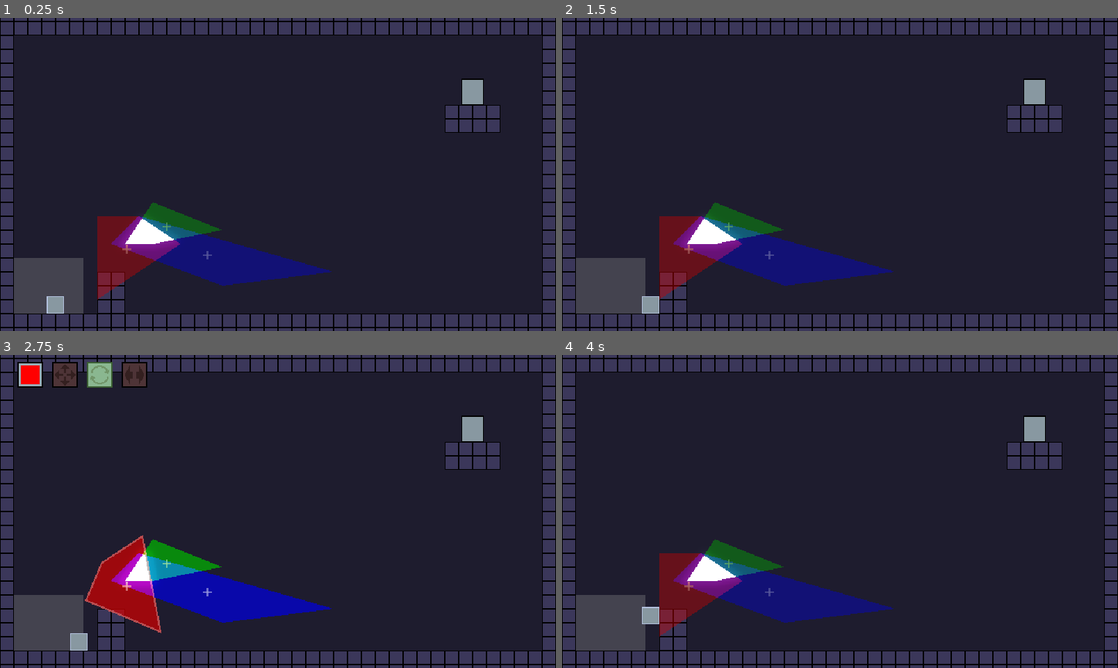
Above: before the commit, frames 1-4 (two rows, left to right).
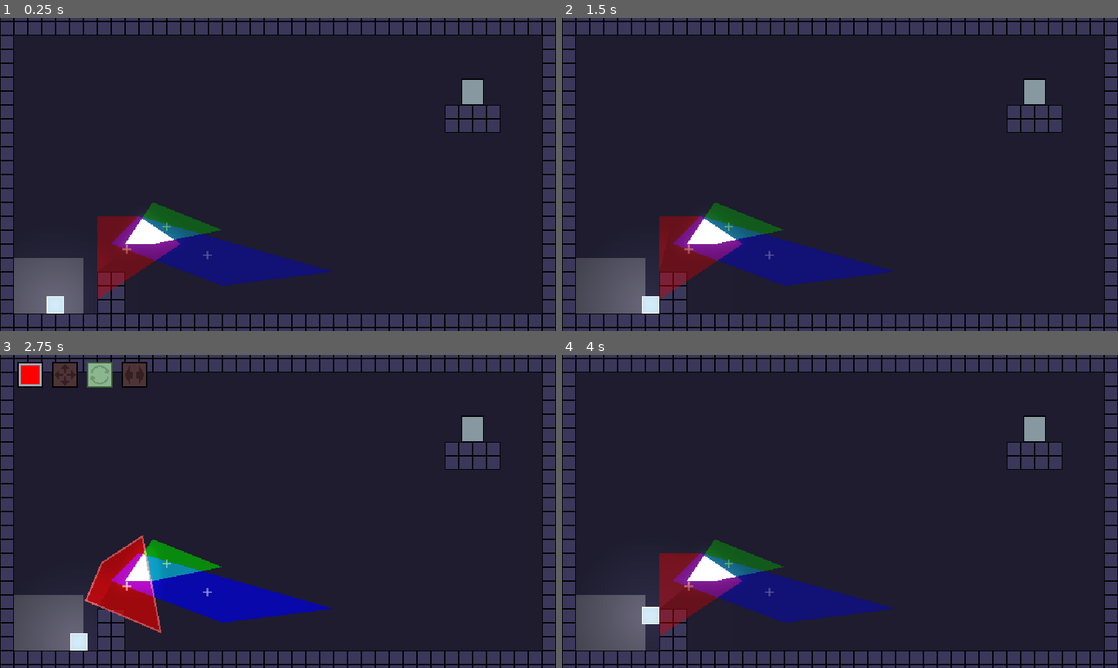
Above: after the commit, the same moments.

Repository: robotmaster/game-off-2026
Game: Godot game, scene res://scenes/rooms/test_room.tscn
Same seed, same stepped clock (60 frames per second), same inputs: the game is played once before the commit and once after it.
Inputs:
- Up to frame 1 (0.25 s): no input
- Up to frame 2 (1.5 s): tap Enter at 0.5 s; hold Right (right) from 0.53 s (still down); tap X (switch_edit) at 0.6 s; tap Up (up) at 0.77 s; tap C (switch_property) at 1.35 s
- Up to frame 3 (2.75 s): tap Up (up) at 1.52 s; release Right (right) at 2.03 s; hold Left (left) from 2.03 s (still down); tap Z (toggle_play) at 2.1 s
- Up to frame 4 (4 s): release Left (left) at 2.78 s; hold Right (right) from 2.78 s (still down); tap X (switch_edit) at 2.85 s; tap Up (up) at 3.02, 3.77 s; tap R (reset) at 3.5 s; tap C (switch_property) at 3.6 s

The runs differ from the first frame. In frame 1, 1.5% of the frame differs, in the area x 3-15%, y 79-95%; in frame 2, 0.8%; in frame 3, 1.0%; in frame 4, 1.0%.
Error in both runs: Invalid access to property or key 'allowed' on a base object of type 'Nil'. (res://scripts/room.gd:39)

Commit message:
seeting up more effects

Diff:
--- a/game-off-2026/scenes/player.tscn
+++ b/game-off-2026/scenes/player.tscn
@@ -4,6 +4,15 @@
 [ext_resource type="Script" uid="uid://x18ld1uqdkqp" path="res://scripts/player.gd" id="1_g2els"]
 
 [sub_resource type="RectangleShape2D" id="RectangleShape2D_g2els"]
+
+[sub_resource type="Gradient" id="Gradient_g2els"]
+colors = PackedColorArray(1, 1, 1, 1, 0, 0, 0, 1)
+
+[sub_resource type="GradientTexture2D" id="GradientTexture2D_apwu6"]
+gradient = SubResource("Gradient_g2els")
+fill = 1
+fill_from = Vector2(0.5, 0.5)
+fill_to = Vector2(0.5, 0)
 
 [node name="Player" type="CharacterBody2D" unique_id=1936053006]
 floor_max_angle = 0.5235988
@@ -33,3 +42,10 @@
 process_callback = 0
 wait_time = 0.07
 one_shot = true
+
+[node name="PointLight2D" type="PointLight2D" parent="." unique_id=759869463]
+energy = 0.5
+shadow_enabled = true
+shadow_color = Color(1, 1, 1, 0.003921569)
+texture = SubResource("GradientTexture2D_apwu6")
+texture_scale = 3.0
--- a/game-off-2026/scenes/room.tscn
+++ b/game-off-2026/scenes/room.tscn
@@ -58,6 +58,9 @@
 	zoom = Vector2(1, 1)
 "
 
+[sub_resource type="Environment" id="Environment_vfrn5"]
+glow_enabled = true
+
 [node name="Room" type="Node2D" unique_id=1685634979 node_paths=PackedStringArray("color_1_parent", "color_2_parent", "color_3_parent")]
 process_physics_priority = 1000
 script = ExtResource("1_14vil")
@@ -206,3 +209,6 @@
 
 [node name="CanvasModulate" type="CanvasModulate" parent="." unique_id=1055200988]
 color = Color(0.8776157, 0.8776158, 0.87761563, 1)
+
+[node name="WorldEnvironment" type="WorldEnvironment" parent="." unique_id=770890295]
+environment = SubResource("Environment_vfrn5")
--- a/game-off-2026/scenes/rooms/test_room.tscn
+++ b/game-off-2026/scenes/rooms/test_room.tscn
@@ -1,13 +1,6 @@
 [gd_scene format=4 uid="uid://c0xqx3aiy2bhd"]
 
 [ext_resource type="PackedScene" uid="uid://b8ioekin6ogii" path="res://scenes/room.tscn" id="1_mjm5x"]
-
-[sub_resource type="Gradient" id="Gradient_mjm5x"]
-
-[sub_resource type="GradientTexture2D" id="GradientTexture2D_mjm5x"]
-gradient = SubResource("Gradient_mjm5x")
-width = 640
-height = 360
 
 [node name="Room" unique_id=1685634979 instance=ExtResource("1_mjm5x")]
 
@@ -40,9 +33,6 @@
 color = Color(0, 1, 0, 1)
 polygon = PackedVector2Array(-128, 80, -208, 48, -240, 96, -208, 96)
 
-[node name="Light" parent="MainPolygons/PolygonDisplays/IntersectionArea" parent_id_path=PackedInt32Array(529638720) index="2" unique_id=1513066304]
-texture = SubResource("GradientTexture2D_mjm5x")
-
 [node name="Exit" parent="." index="6" unique_id=1218272071]
 position = Vector2(224, -80)
 
--- a/game-off-2026/scripts/intersection_area.gd
+++ b/game-off-2026/scripts/intersection_area.gd
@@ -2,8 +2,8 @@
 
 @export var Room : RoomRoot
 
-const LIGHT_FADE_DIST = 15.0
-const LIGHT_FADE_MULT = 0.7
+const LIGHT_FADE_DIST = 20.0
+const LIGHT_FADE_MULT = 0.8
 const LIGHT_POLYGON_SAMPLE_INTERVAL = 0.25
 
 var light_texture : ImageTexture
@@ -88,11 +88,4 @@
 
 func _process(delta: float) -> void:
 	var image : Image = $SubViewport.get_texture().get_image()
-	image.save_png("user://a.png")
 	light_texture.set_image(image)
-
-	queue_redraw()
-
-func _draw() -> void:
-	pass
-	#draw_texture(light_texture, -get_viewport_rect().size / 2)
--- a/game-off-2026/tiles.tres
+++ b/game-off-2026/tiles.tres
@@ -2,11 +2,16 @@
 
 [ext_resource type="Texture2D" uid="uid://qpup8f5gt4ca" path="res://sprites/tileset.png" id="1_1y4r8"]
 
+[sub_resource type="OccluderPolygon2D" id="OccluderPolygon2D_1y4r8"]
+polygon = PackedVector2Array(-8, -8, 8, -8, 8, 8, -8, 8)
+
 [sub_resource type="TileSetAtlasSource" id="TileSetAtlasSource_bt0c5"]
 texture = ExtResource("1_1y4r8")
 0:0/0 = 0
+0:0/0/occlusion_layer_0/polygon_0/polygon = SubResource("OccluderPolygon2D_1y4r8")
 0:0/0/physics_layer_0/polygon_0/points = PackedVector2Array(-8, -8, 8, -8, 8, 8, -8, 8)
 
 [resource]
+occlusion_layer_0/light_mask = 1
 physics_layer_0/collision_layer = 1
 sources/0 = SubResource("TileSetAtlasSource_bt0c5")
